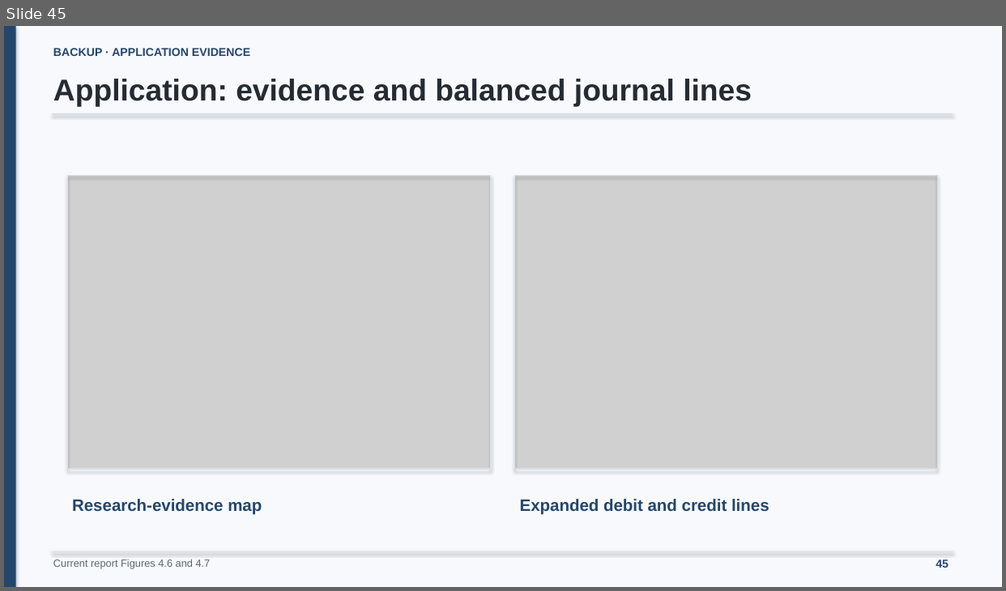
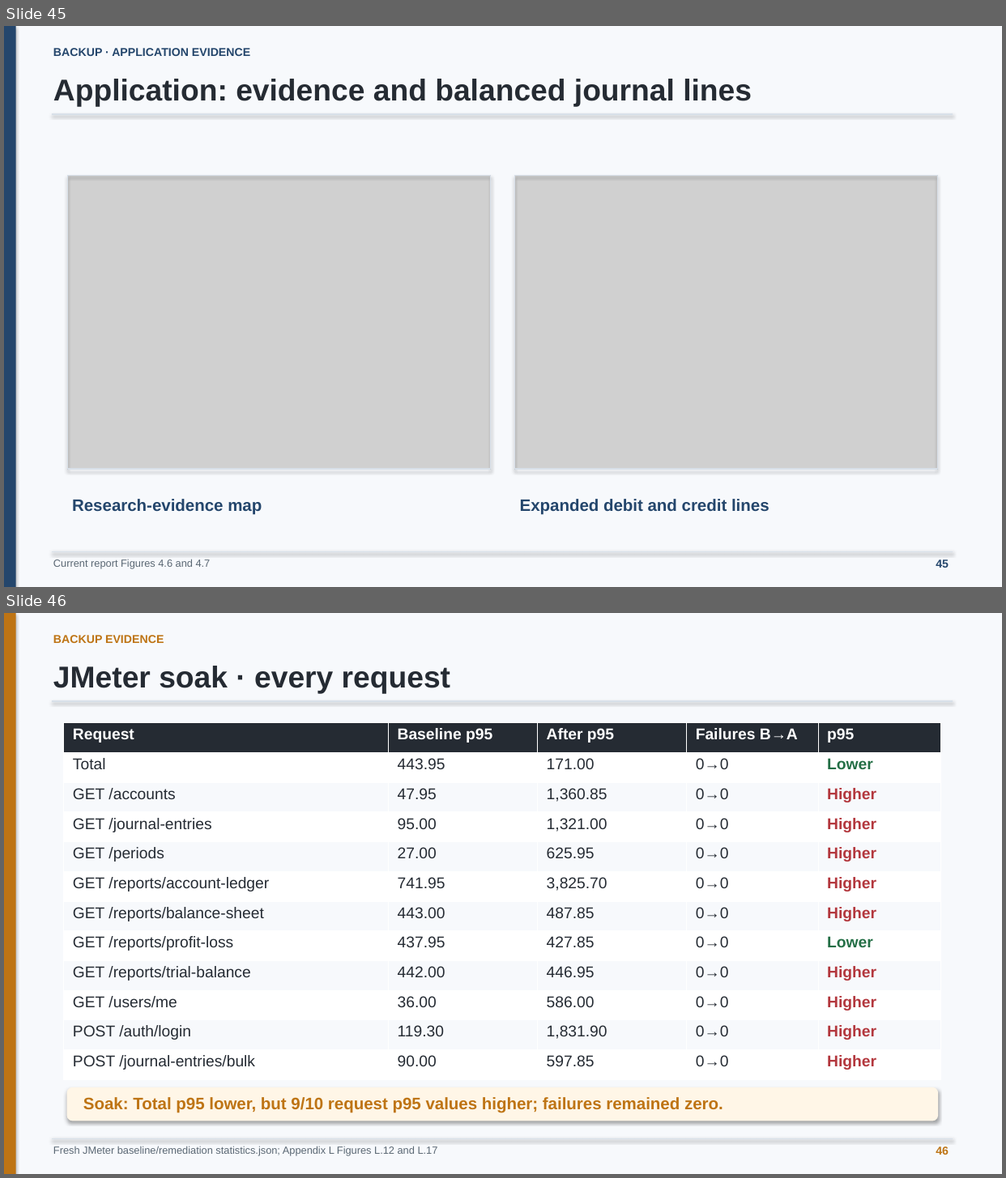
Before and after one commit to minatozaki98/financial-accounting, a slide deck: Document/outputs/final-defense/G6519692_Zaw_Ye_Htut_Ko_Final_Thesis_Defense.pptx. Shown one above the other, each under a label of ours: slide 45 before the commit, slides 45 and 46 after it. The pictures are 1006x591 and 1006x1178 pixels, drawn with LibreOffice and Linux fonts; fonts in the diff are those of the drawing; grey boxes stand for pictures. Boxes give left, top, right and bottom in pixels: in the first picture for what was removed or moved away, otherwise in the second. Text is boxed around its words. In the diff, an @@ line names an element or a change of style, - is before the commit and + after.

Commit message:
docs: add request-level soak and spike evidence slides

```diff
--- a/Document/outputs/final-defense/G6519692_Zaw_Ye_Htut_Ko_Final_Thesis_Defense.pptx
+++ b/Document/outputs/final-defense/G6519692_Zaw_Ye_Htut_Ko_Final_Thesis_Defense.pptx
@@ slide 46 added at [4, 613, 1002, 1174], background #F7F9FC @@
@@ rectangle added at [4, 613, 16, 1174], fill #BE7414 @@
@@ text added at [53, 635, 164, 643], 11 pt, text #BE7414, bold @@
+BACKUP EVIDENCE
@@ text added at [53, 666, 450, 694], 29 pt, text #252B33, bold @@
+JMeter soak · every request
@@ line added from (52, 701) to (953, 701), #D8E0E9 1 pt @@
@@ table added at [64, 723, 941, 1080], 12 rows, 5 columns @@
+Request | Baseline p95 | After p95 | Failures B→A | p95
+Total | 443.95 | 171.00 | 0→0 | Lower
+GET /accounts | 47.95 | 1,360.85 | 0→0 | Higher
+GET /journal-entries | 95.00 | 1,321.00 | 0→0 | Higher
+GET /periods | 27.00 | 625.95 | 0→0 | Higher
+GET /reports/account-ledger | 741.95 | 3,825.70 | 0→0 | Higher
+GET /reports/balance-sheet | 443.00 | 487.85 | 0→0 | Higher
+GET /reports/profit-loss | 437.95 | 427.85 | 0→0 | Lower
+GET /reports/trial-balance | 442.00 | 446.95 | 0→0 | Higher
+GET /users/me | 36.00 | 586.00 | 0→0 | Higher
+POST /auth/login | 119.30 | 1,831.90 | 0→0 | Higher
+POST /journal-entries/bulk | 90.00 | 597.85 | 0→0 | Higher
@@ rounded rectangle added at [67, 1088, 938, 1122], fill #FFF6E7 @@
@@ text added at [83, 1097, 723, 1114], 16 pt, text #BE7414, bold @@
+Soak: Total p95 lower, but 9/10 request p95 values higher; failures remained zero.
@@ line added from (52, 1139) to (953, 1139), #D8E0E9 1 pt @@
@@ text added at [53, 1146, 438, 1157], 10 pt, text #5B6874 @@
+Fresh JMeter baseline/remediation statistics.json; Appendix L Figures L.12 and L.17
@@ text added at [936, 1147, 948, 1155], 11 pt, text #BE7414, bold @@
+46
```
Also in this commit, not shown: 2 slides changed, 1 other slide added, 2 other files.
